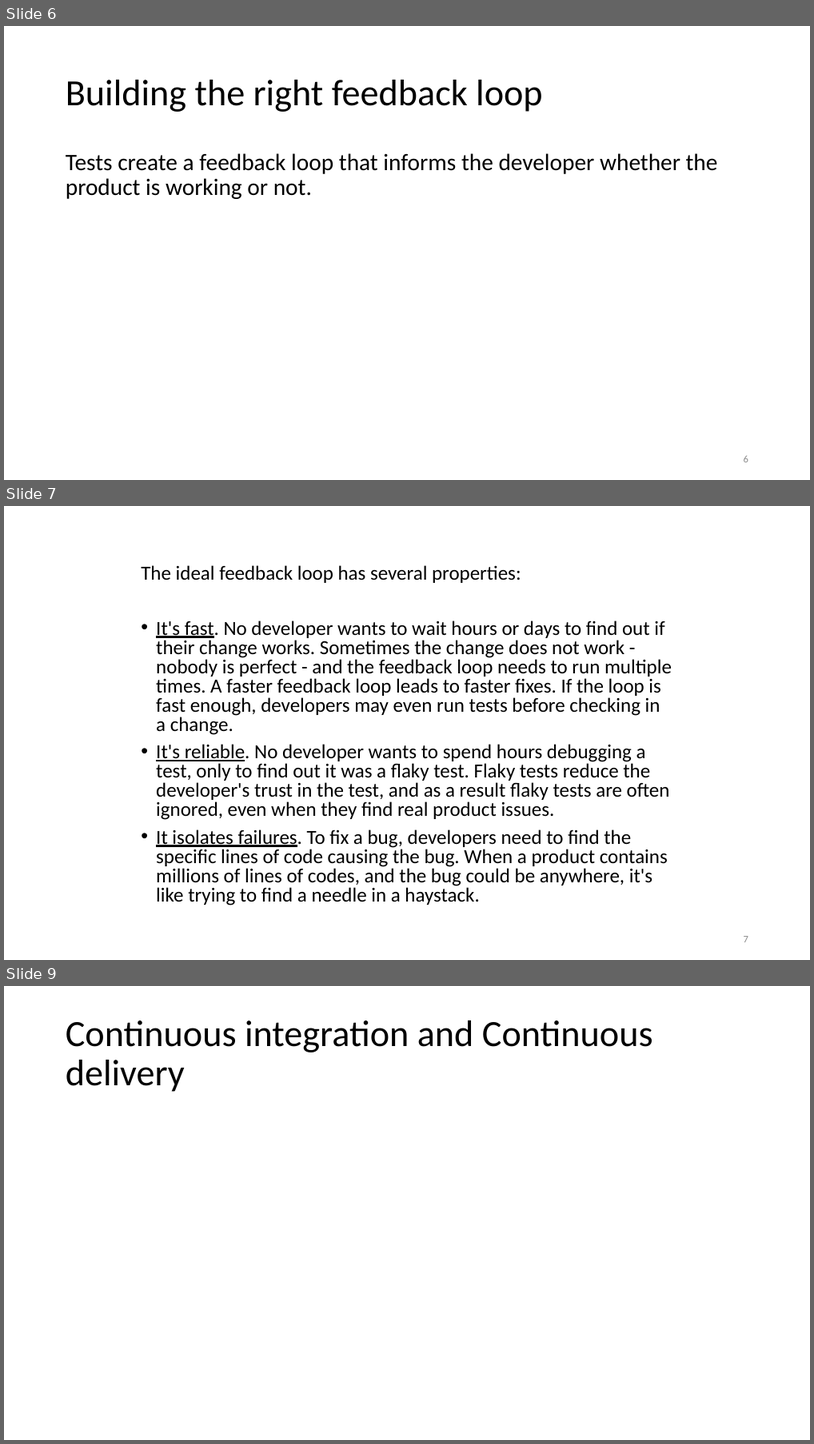
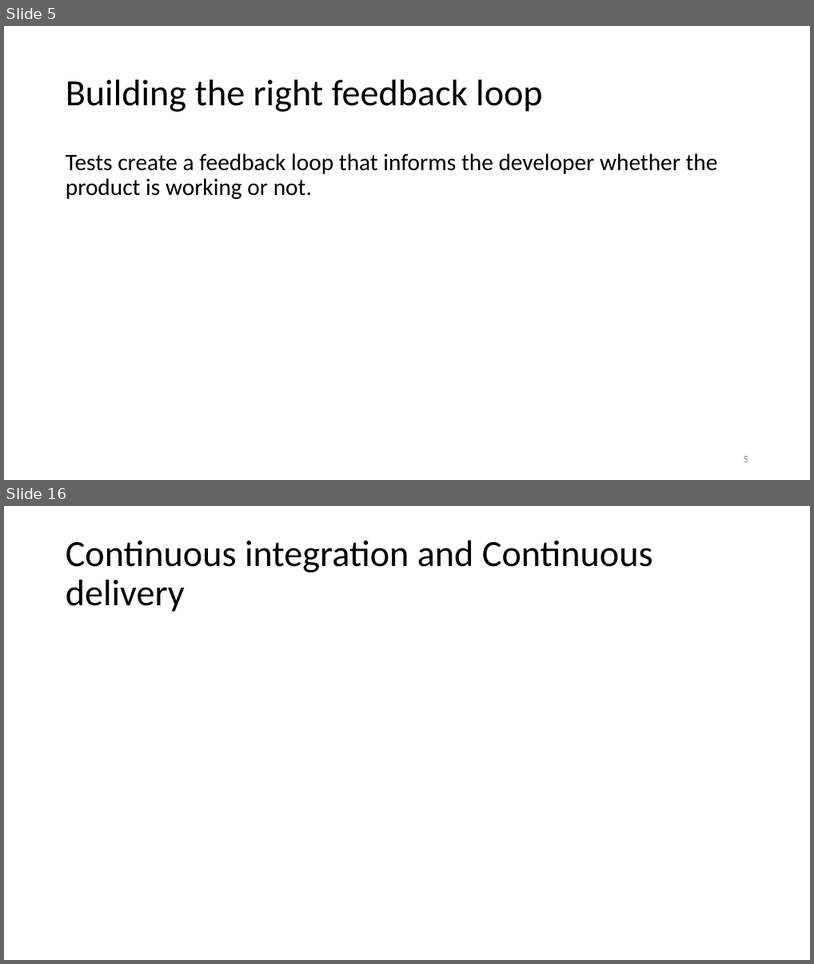
Before and after one commit to SunilPrasad/GithubRepo, a slide deck: TDDExamples/Persentation/TDD.pptx. Shown one above the other, each under a label of ours: slides 6, 7 and 9 before the commit, slides 5 and 16 after it; the slides between them are not shown. The pictures are 814x1444 and 814x964 pixels, drawn with LibreOffice and Linux fonts; fonts in the diff are those of the drawing. Boxes give left, top, right and bottom in pixels: in the first picture for what was removed or moved away, otherwise in the second. Text is boxed around its words. In the diff, an @@ line names an element or a change of style, - is before the commit and + after.

```diff
--- a/TDDExamples/Persentation/TDD.pptx
+++ b/TDDExamples/Persentation/TDD.pptx
@@ slide 7 removed at (x1=4, y1=506, x2=810, y2=960), background #FFFFFF @@
@@ text removed at (x1=141, y1=565, x2=672, y2=905) @@
-The ideal feedback loop has several properties:
-• It's fast. No developer wants to wait hours or days to find out if their change works. Sometimes the change does not work - nobody is perfect - and the feedback loop needs to run multiple times. A faster feedback loop leads to faster fixes. If the loop is fast enough, developers may even run tests before checking in a change.
-• It's reliable. No developer wants to spend hours debugging a test, only to find out it was a flaky test. Flaky tests reduce the developer's trust in the test, and as a result flaky tests are often ignored, even when they find real product issues.
-• It isolates failures. To fix a bug, developers need to find the specific lines of code causing the bug. When a product contains millions of lines of codes, and the bug could be anywhere, it's like trying to find a needle in a haystack.
@@ page number removed at (x1=744, y1=936, x2=749, y2=942) @@
-7
@@ what was slide 6 is now slide 5 @@
@@ what was slide 9 is now slide 16 @@
```
Also in this commit, not shown: 4 slides changed, 4 slides added, 11 other slides removed.
